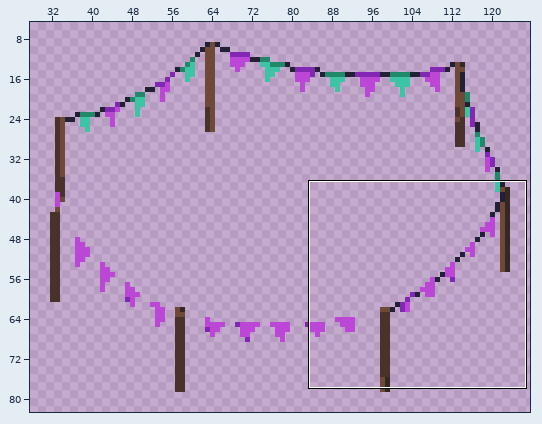
Pixel-art file -- assets_src/image/decoration/unit/garland3d.ase. The first picture is a wide view before the edit; the outline marks the close-up.
Close-up. Earlier state:
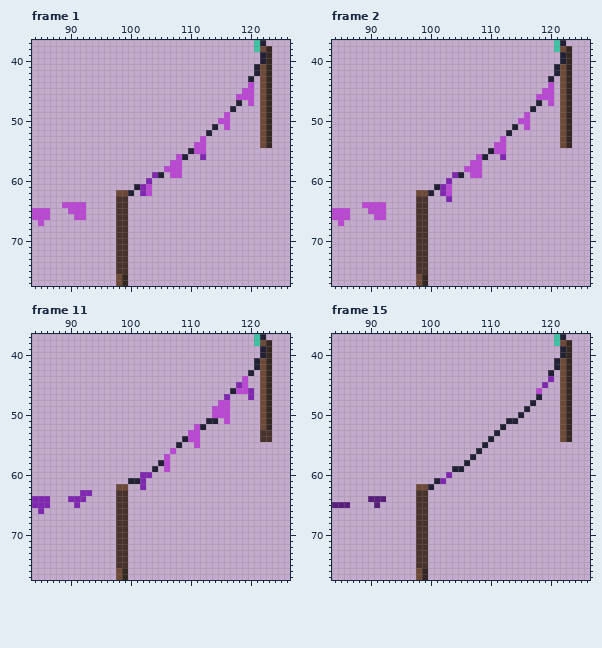
152x85 pixels, 51 frames. Shown: frame 1: x 84..126, y 37..77; frame 2: x 84..126, y 37..77; frame 11: x 84..126, y 37..77; frame 15: x 84..126, y 37..77. The wide view leaves out empty margins. The commit also changed other frames or places, which this record leaves out.
New version:
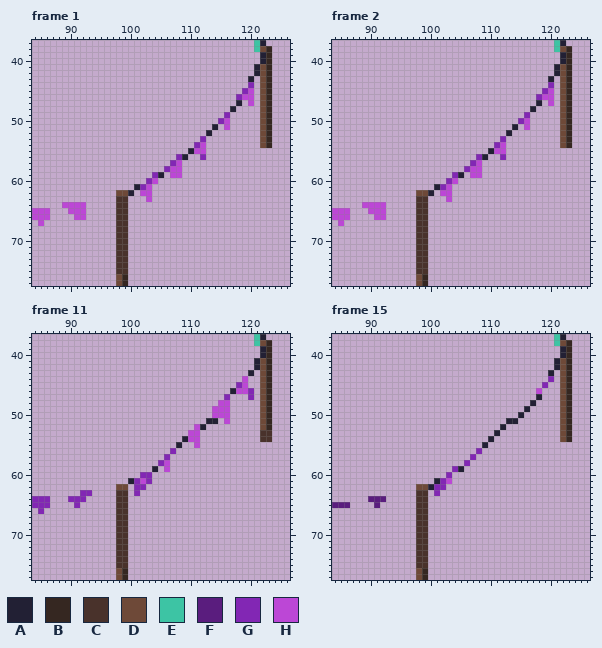
Palette (. is transparent): A #222034  B #352721  C #49322b  D #6e4938  E #3dc4a4  F #5a1d7e  G #8227b4  H #bc47d6
The exact change:
--- frame 1, layer "rotoscoped"
@@ x 100..122 @@
 43 ....................A.D
-44 ....................H.D
-45 ...................HH.D
-46 ..................HHH.D
+44 ....................G.D
+45 ...................GH.D
+46 ..................GHH.D
 47 ..................A.H.D
 48 .................A....D
-49 ................H.....D
-50 ...............HH.....D
+49 ................G.....D
+50 ...............GH.....D
 51 ..............A.H.....D
 52 .............A........D
-53 ............H.........D
-54 ...........HH.........D
+53 ............G.........D
+54 ...........GH.........D
 55 ..........AHH..........
-56 ........HA..G..........
-57 .......HH..............
-58 ......HHH..............
+56 ........GA..G..........
+57 .......GH..............
+58 ......GHH..............
 59 ....GA.HH..............
-60 ...G...................
+60 ...GH..................
 61 .AGH...................
-62 A.GH...................
-63 .......................
+62 A.HH...................
+63 ...H...................
 64 .......................
--- frame 2, layer "rotoscoped"
@@ x 100..122 @@
 43 ....................A.D
-44 ....................H.D
-45 ...................HH.D
-46 ..................HHH.D
+44 ....................G.D
+45 ...................GH.D
+46 ..................GHH.D
 47 ..................A.H.D
 48 .................A....D
-49 ................H.....D
-50 ...............HH.....D
+49 ................G.....D
+50 ...............GH.....D
 51 ..............A.H.....D
 52 .............A........D
-53 ............H.........D
-54 ...........HH.........D
+53 ............G.........D
+54 ...........GH.........D
 55 ..........AHH..........
-56 ........HA..G..........
-57 .......HH..............
-58 ......HHH..............
+56 ........GA..G..........
+57 .......GH..............
+58 ......GHH..............
 59 ....GA.HH..............
-60 ...G...................
+60 ...GH..................
 61 .AGH...................
-62 A.GH...................
-63 ...G...................
+62 A.HH...................
+63 ...H...................
 64 .......................
--- frame 11, layer "rotoscoped"
@@ x 99..109 @@
 55 .........A.
-56 ........H..
-57 .......H...
-58 ......AH...
+56 ........G..
+57 .......G...
+58 ......GH...
 59 .....A.H...
 60 ...GG......
-61 .AAG.......
-62 D..G.......
-63 C..........
+61 .AGHG......
+62 D.GG.......
+63 C.G........
 64 C..........
--- frame 15, layer "rotoscoped"
@@ x 99..110 @@
 55 ..........A.
-56 .........A..
-57 ........A...
-58 .......A....
-59 .....AA.....
+56 .........G..
+57 ........G...
+58 .......G....
+59 .....GA.....
 60 ....G.......
-61 ..AG........
-62 DA..........
-63 C...........
+61 ..AGH.......
+62 DAGG........
+63 C.G.........
 64 C...........
Changed places in both close-ups, as pixel boxes (x1, y1, x2, y2):
changed: (140, 82, 254, 202)
changed: (440, 82, 554, 202)
changed: (134, 448, 176, 496)
changed: (434, 448, 482, 496)
